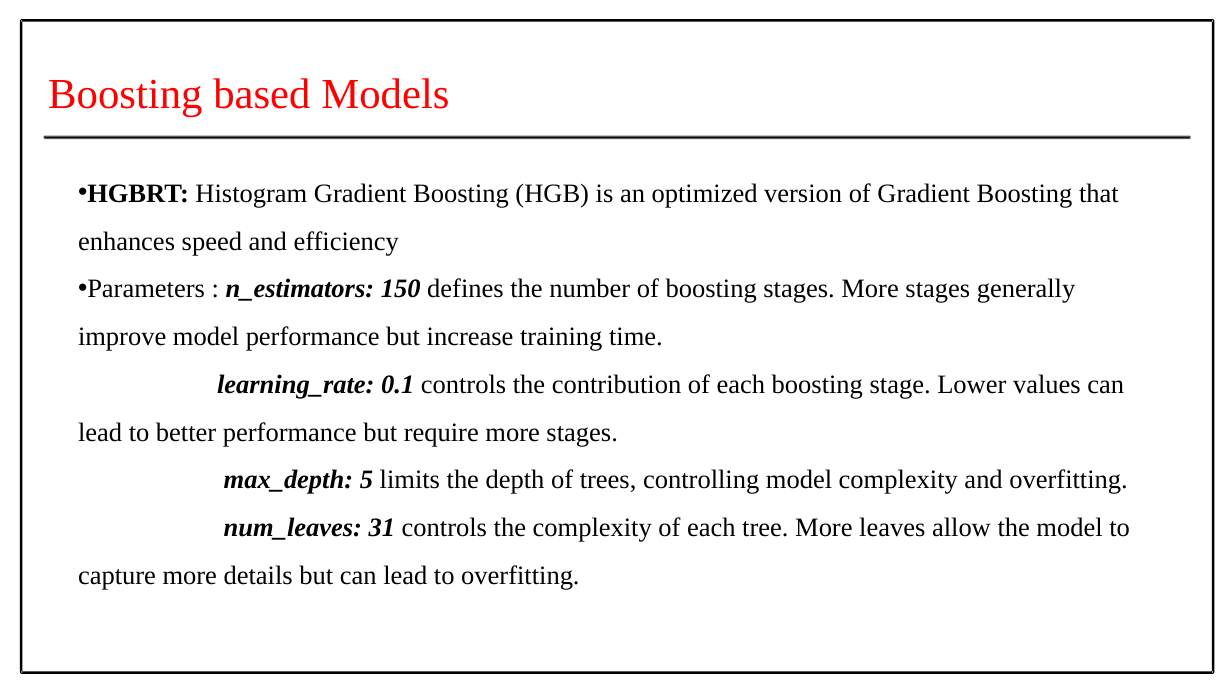
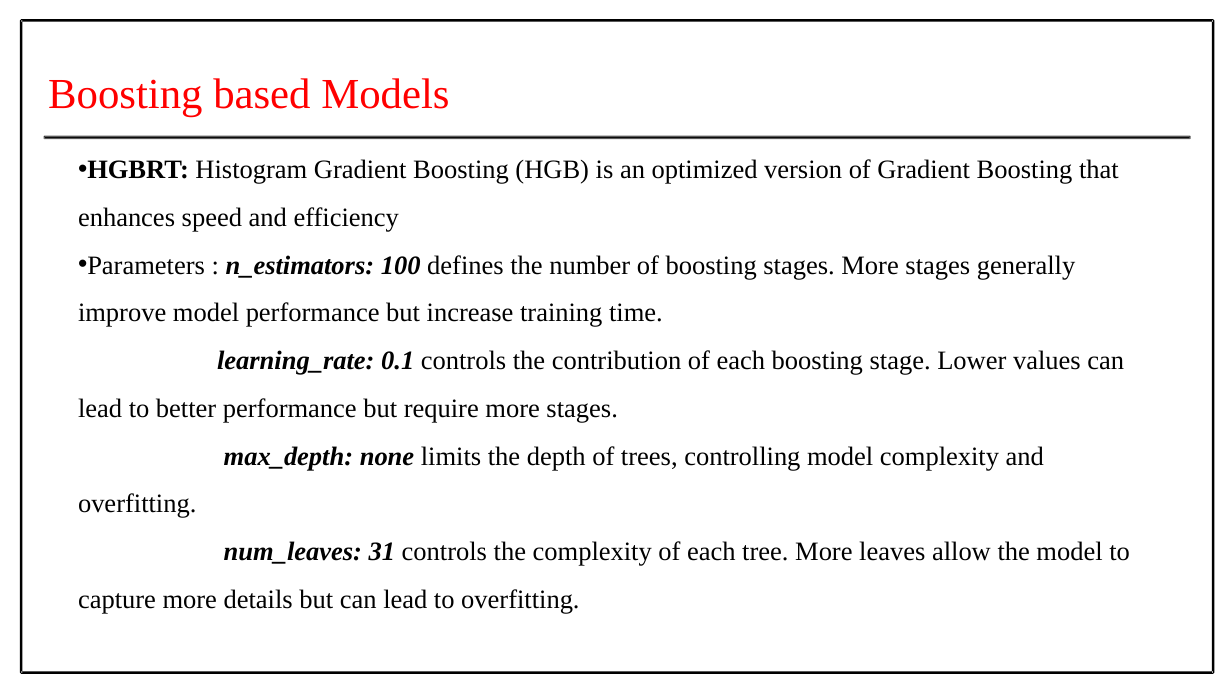
Before and after one commit to Prithiv-vijai/5g_MEC, a slide deck: slide 37 of files/Batch_4 IT-G2 Second Review.pptx. Drawn at 1232x693 pixels with LibreOffice and Linux fonts; fonts in the diff are those of the drawing. Boxes give left, top, right and bottom in pixels: in the first picture for what was removed or moved away, otherwise in the second. Text is boxed around its words. In the diff, an @@ line names an element or a change of style, - is before the commit and + after.

```diff
--- a/files/Batch_4 IT-G2 Second Review.pptx
+++ b/files/Batch_4 IT-G2 Second Review.pptx
@@ text at [78, 255, 1076, 327]: text changed @@
-• Parameters : n_estimators: 150 defines the number of boosting stages. More stages generally improve model performance but increase training time.
+• Parameters : n_estimators: 100 defines the number of boosting stages. More stages generally improve model performance but increase training time.
@@ text at [78, 446, 1044, 518]: text changed @@
-max_depth: 5 limits the depth of trees, controlling model complexity and overfitting.
+max_depth: none limits the depth of trees, controlling model complexity and overfitting.
```
Also in this commit, not shown: 7 other slides changed, 2 slides added, 6 other files.
